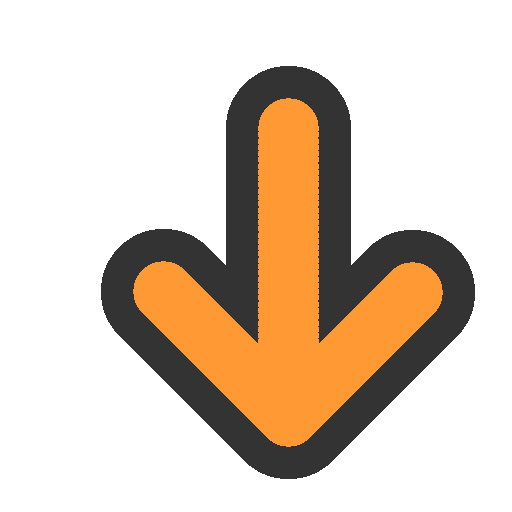
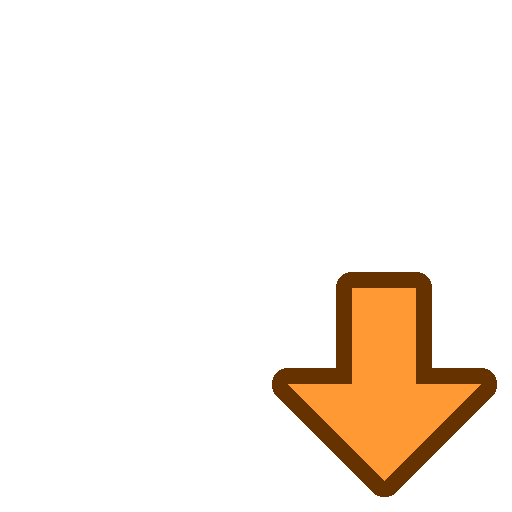
Comparing the layer stacks of the two 512×512 images. Changes:
renamed "CLEARORIGIN.png" to "clear blank layer.png", painted on it over [left=101, top=66, right=497, bottom=497]
